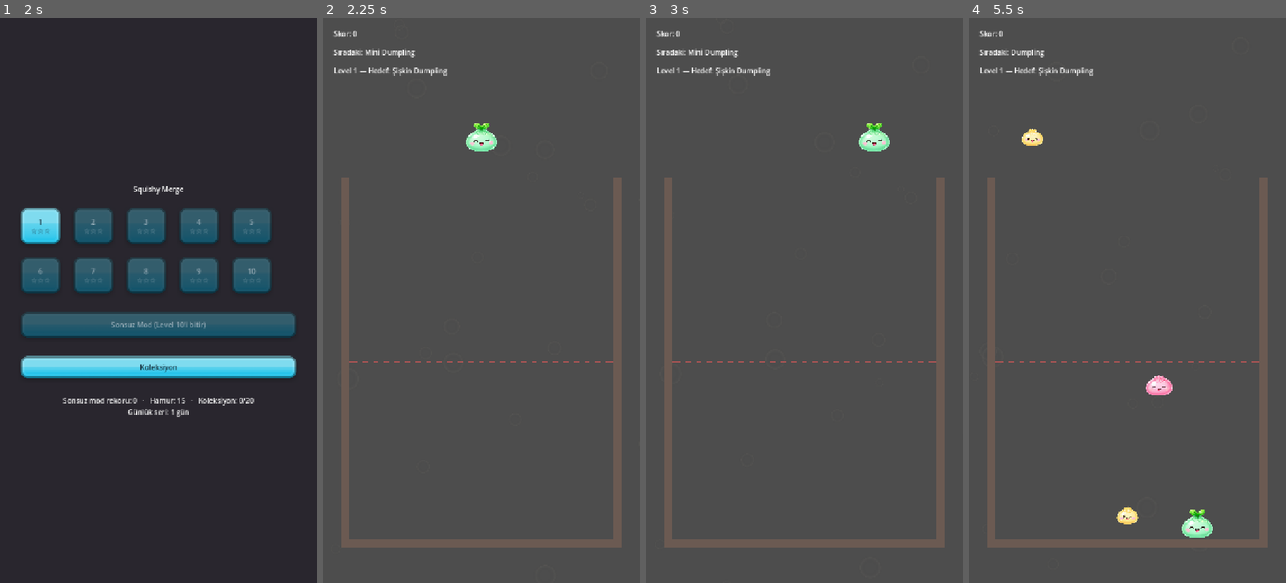
Above: before the commit, frames 1-4 (left to right).
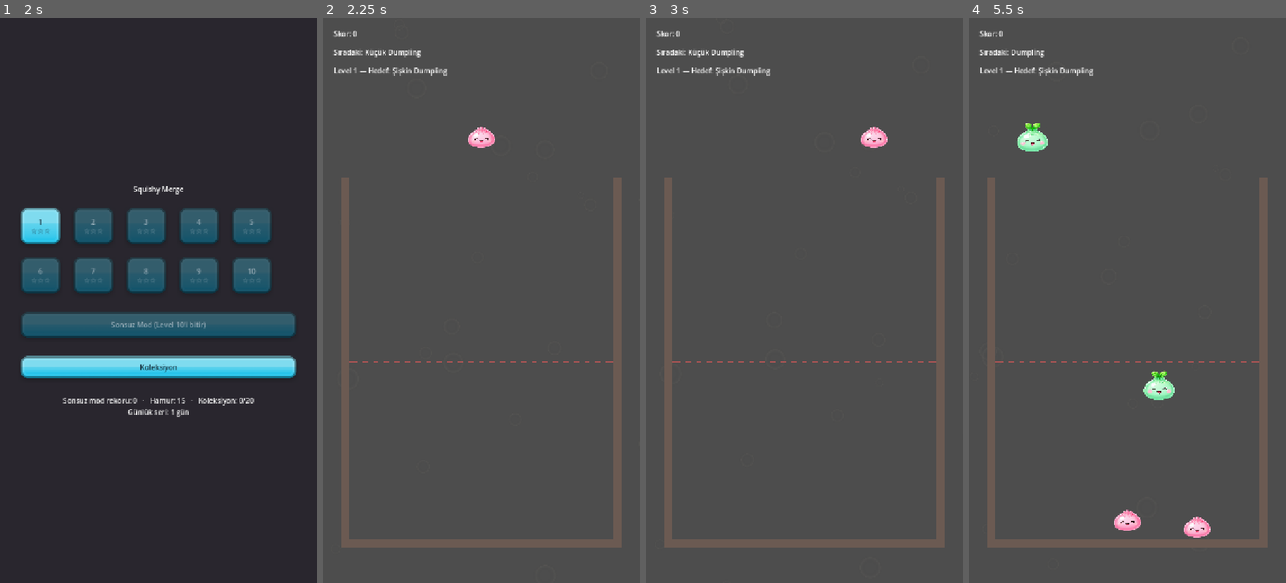
Above: after the commit, the same moments.

Repository: oguzhanbilgi/Squishy-Merge
Game: Godot game, scene res://scenes/main.tscn
The game is run twice, just before and just after one commit, with the same random seed, the same clock (stepped at 60 frames per second) and the same inputs.
Inputs (mouse positions are in pixels of both pictures, inside the frame that each line leads up to):
- Up to frame 1 (2 s): click "1 ☆☆☆" at 0.5 s; click "Koleksiyon" at 1.25 s
- Up to frame 2 (2.25 s): click "1 ☆☆☆" at 2 s
- Up to frame 3 (3 s): tap Enter at 2.75 s; move the mouse to (874, 272) at 2.77 s; click (874, 272) at 2.92 s
- Up to frame 4 (5.5 s): drag from (1064, 328) to (1127, 362) at 3.52 s; move the mouse to (1159, 176) at 4.27 s; click (1159, 176) at 4.42 s; drag from (1111, 413) to (1032, 215) at 5.02 s

Frame 1 is identical in both runs. In frame 2, 0.5% of the frame differs, in the area x 13-55%, y 5-24%; in frame 3, 0.5%; in frame 4, 1.3%, in the area x 14-77%, y 18-92%.

Commit message:
[M8] Drop havuzu bag randomizer + sonsuz modda tier 8 annihilation
A) Drop havuzu: her drop bağımsız uniform çekiliyordu (randi_range(1,3)),
bu da oyuncunun elinden bağımsız şanssız seriler üretiyordu. Artık tier
başına 3 kopyalık karılmış torbadan çekiliyor (scripts/game/drop_bag.gd),
torba round başına sıfırlanıyor.

Ölçüm (80 drop, 200.000 deneme) — en uzun aynı-tier serisi:
  bağımsız uniform : medyan 4, p95 7, max 16, round'ların %48'inde 5+ seri
  torba (3'er)     : medyan 3, p95 4, max 6,  %4.3
Kompozisyon: 80 drop'ta bir tier'i görme sayısı 20-34 (p5-p95) → 26-27.

Bot win rate'lerinde belirgin değişim YOK; farklar gürültü içinde. Bu
beklenen: torba şanssız serilerle birlikte şanslı serileri de siliyor,
ortalama yerinde kalıyor. Kazanım algılanan adalette ve bot bunu ölçemiyor.

B) Sonsuz modda iki tier 8 çarpışınca ikisi de yok oluyor: +600 puan,
belirgin daha büyük patlama, güçlü sarsıntı, combo sayacına normal merge
gibi katkı. Bonus owner onaylı (tier 8 oluşma puanının 3 katı).

LEVEL modunda bu kural YOK — §1'deki karar aynen geçerli. İzolasyon
testiyle doğrulandı: iki tier 8 üst üste bırakıldığında sonsuz modda ikisi
de yok oluyor (+600), level 10'da ikisi de kalıyor (+0).

Ölçüm (n=24, her koşul): annihilation tipik oturumu UZATMIYOR (medyan
68→65 sn, ortalama 71→70) ama üst dilimi belirgin uzatıyor (p90 87→119 sn,
p90 skor 16.760→23.540, en uzun 89→129). Sebep: kural ancak aynı anda iki
tier 8 varken tetikleniyor. Gerekçe ve alternatif kaldıraçlar §4'te.

bot_runner güvenlik freni 150→300 sn (uzayan sonsuz oturumlar kırpılmasın).

Co-Authored-By: Claude Opus 5 <noreply@anthropic.com>

Diff:
--- /dev/null
+++ b/scripts/game/drop_bag.gd
@@ -0,0 +1,38 @@
+extends RefCounted
+## Drop havuzu: "bag randomizer" (Tetris'in 7-bag'i ile ayni fikir).
+##
+## Neden: eskiden her drop bagimsiz uniform cekiliyordu (randi_range(1, 3)).
+## Bu, oyuncunun elinden bagimsiz sanssiz seriler uretiyordu — owner L9/L10'u
+## bitirdi ama "adil hissetmedi" dedi. Olcum (80 drop'luk bir round, 200.000
+## deneme):
+##
+##   model              medyan en uzun seri   p95   max   >=5'li seri
+##   bagimsiz uniform   4                     7     16    %48
+##   torba 9 (3'er)     3                     4     6     %4.3
+##
+## Kompozisyon adaleti de duzeliyor: 80 drop'ta bir tier'i gorme sayisi
+## bagimsizda p5-p95 araligi 20-34 iken torbada 26-27 (ideal 26.7).
+##
+## COPIES_PER_TIER neden 3: torba 6 (2'ser) 5+ serileri tamamen siliyor ama
+## "iki tane gordum, ucuncusu gelmez" diye tahmin edilebilir hale geliyor.
+## 3'er kopya adaletin neredeyse tamamini veriyor, cesitliligi koruyor.
+
+const COPIES_PER_TIER: int = 3
+
+## Karilmis torba. Cekim sondan yapiliyor (pop_back ucuz).
+var _bag: Array[int] = []
+
+
+## Sonraki drop tier'i. Torba bosalinca yeniden dolduruluyor.
+func next_tier() -> int:
+	if _bag.is_empty():
+		_refill()
+	return _bag.pop_back()
+
+
+func _refill() -> void:
+	_bag.clear()
+	for tier in range(1, TierConfig.DROP_POOL_MAX_TIER + 1):
+		for i in COPIES_PER_TIER:
+			_bag.append(tier)
+	_bag.shuffle()
--- a/scripts/game/dumpling.gd
+++ b/scripts/game/dumpling.gd
@@ -21,6 +21,10 @@
 const IMPACT_DEBOUNCE: float = 0.13
 
 var tier: int = 1
+## Sonsuz modda iki tier 8 birbirini yok eder (GAME_DESIGN.md §4). Level
+## modunda tier 8 hiçbir şeyle birleşmez, normal bir parça gibi kalır —
+## §1'deki karar. Bayrağı GameBoard spawn sırasında set ediyor.
+var annihilates_at_max: bool = false
 ## Merge kuyruğa alındıysa true — aynı kare içinde ikinci kez birleşmeyi önler.
 var is_merging: bool = false
 ## İlk çarpışmasını yaşadı mı? Taşma kontrolü sadece yerleşmiş parçaları sayar,
@@ -84,7 +88,7 @@
 	has_landed = true
 	_try_impact_squash()
 
-	if is_merging or tier >= TierConfig.MAX_TIER:
+	if is_merging or (tier >= TierConfig.MAX_TIER and not annihilates_at_max):
 		return
 	var other := body as Dumpling
 	if other == null or other.is_merging or other.tier != tier:
--- a/scripts/game/game_board.gd
+++ b/scripts/game/game_board.gd
@@ -7,6 +7,7 @@
 const DUMPLING_SCENE: PackedScene = preload("res://scenes/game/dumpling.tscn")
 const POP_EFFECT_SCENE: PackedScene = preload("res://scenes/game/pop_effect.tscn")
 const BOKEH_TEXTURE: Texture2D = preload("res://assets/visual/fx/fx_dot.png")
+const DROP_BAG := preload("res://scripts/game/drop_bag.gd")
 
 const WALL_THICKNESS: float = 20.0
 ## Taşma çizgisine bu süre boyunca temas edilirse round biter (GAME_DESIGN.md §1).
@@ -60,6 +61,9 @@
 ## Skor pop'unun sahnede tanımlı yuvası — animasyon her seferinde buradan
 ## başlar. Skor metninden türetilmiyor çünkü metnin genişliği değişiyor.
 var _score_pop_home: Vector2 = Vector2.ZERO
+## Drop sırası: bağımsız rastgele değil, karılmış torbadan (bkz. drop_bag.gd).
+## Round başına yeni torba — önceki round'un kalanı sızmasın.
+var _drop_bag: RefCounted = DROP_BAG.new()
 
 @onready var _walls: StaticBody2D = $Walls
 @onready var _dumpling_layer: Node2D = $DumplingLayer
@@ -98,8 +102,8 @@
 	_setup_overflow_area()
 
 	_aim_x = _center_x()
-	_pending_tier = TierConfig.random_drop_tier()
-	_next_tier = TierConfig.random_drop_tier()
+	_pending_tier = _drop_bag.next_tier()
+	_next_tier = _drop_bag.next_tier()
 	_refresh_preview()
 	_on_score_changed(GameState.score)
 	_objective_label.text = "%s — %s" % [level.display_name(), level.objective_text()]
@@ -247,7 +251,7 @@
 		return
 	_spawn_dumpling(_pending_tier, Vector2(_aim_x, drop_line_y()))
 	_pending_tier = _next_tier
-	_next_tier = TierConfig.random_drop_tier()
+	_next_tier = _drop_bag.next_tier()
 	_drop_cooldown = DROP_COOLDOWN
 	_set_aim(_aim_x)
 
@@ -255,6 +259,8 @@
 func _spawn_dumpling(tier: int, at: Vector2) -> Dumpling:
 	var dumpling: Dumpling = DUMPLING_SCENE.instantiate()
 	dumpling.setup(tier)
+	# Tier 8 annihilation yalnızca sonsuz modda (GAME_DESIGN.md §4).
+	dumpling.annihilates_at_max = level.is_endless
 	dumpling.position = at
 	dumpling.merge_requested.connect(_on_merge_requested)
 	_dumpling_layer.add_child(dumpling)
@@ -270,6 +276,10 @@
 
 func _resolve_merge(a: Dumpling, b: Dumpling, point: Vector2) -> void:
 	if not is_instance_valid(a) or not is_instance_valid(b):
+		return
+
+	if a.tier >= TierConfig.MAX_TIER:
+		_resolve_annihilation(a, b, point)
 		return
 
 	var new_tier: int = a.tier + 1
@@ -295,6 +305,31 @@
 	if not level.is_endless and new_tier >= level.target_tier:
 		_reached_target_tier = true
 	_check_objective()
+
+
+## Sonsuz mod: iki tier 8 çarpışınca ikisi de yok olur (GAME_DESIGN.md §4).
+## Level modunda bu yola hiç girilmez — Dumpling.annihilates_at_max false
+## olduğu için tier 8'ler merge_requested yaymaz.
+##
+## Amaç yer açmak: tier 8'ler birikince kap tıkanıyor ve oturum erken
+## bitiyordu. Normal merge'den ayrılan yanları: yeni parça DOĞMAZ, patlama
+## belirgin daha büyük, sarsıntı daha güçlü, puan tek seferlik bonus.
+func _resolve_annihilation(a: Dumpling, b: Dumpling, point: Vector2) -> void:
+	a.queue_free()
+	b.queue_free()
+
+	var tier: int = TierConfig.MAX_TIER
+	_spawn_pop(point, TierConfig.color(tier), TierConfig.radius(tier), tier, true)
+	# Tier 8 merge'inin sarsıntısının üstüne çıkıyor (SHAKE_MAX zaten tavan).
+	_shake_strength = maxf(_shake_strength, SHAKE_MAX * 1.6)
+
+	GameState.add_score(TierConfig.ANNIHILATION_BONUS)
+	# Sandık ilerlemesi açısından normal bir merge sayılıyor.
+	GameState.register_merge(tier, point)
+	# Merge sesinin en pesi — ağırlık hissi için.
+	AudioManager.play_sfx(&"merge", 0.7)
+	_register_combo()
+	_flash_status("%s x2  +%d!" % [TierConfig.tier_name(tier), TierConfig.ANNIHILATION_BONUS])
 
 
 ## Art arda gelen merge'leri zincirler. Tek merge combo sayılmaz.
@@ -321,11 +356,12 @@
 		_combo_label.text = ""
 
 
-func _spawn_pop(at: Vector2, pop_color: Color, radius: float, tier: int) -> void:
+func _spawn_pop(at: Vector2, pop_color: Color, radius: float, tier: int,
+		annihilation: bool = false) -> void:
 	var effect: Node2D = POP_EFFECT_SCENE.instantiate()
 	effect.position = at
 	add_child(effect)
-	effect.burst(pop_color, radius, tier)
+	effect.burst(pop_color, radius, tier, annihilation)
 
 
 ## Ekran sarsıntısı, merge'in tier'ına göre. Kamera offset'i kullanılıyor:
--- a/scripts/game/pop_effect.gd
+++ b/scripts/game/pop_effect.gd
@@ -17,7 +17,11 @@
 
 
 ## `tier` yeni olusan dumpling'in tier'i (2..8).
-func burst(burst_color: Color, burst_radius: float, tier: int) -> void:
+## `annihilation` = sonsuz moddaki tier 8 yok olusu (GAME_DESIGN.md §4);
+## normal tier 8 merge'inden belirgin daha buyuk ve parlak olmali, cunku
+## ekranda iki parca birden kayboluyor.
+func burst(burst_color: Color, burst_radius: float, tier: int,
+		annihilation: bool = false) -> void:
 	var celebratory: bool = tier >= TierConfig.MAX_TIER
 	# 0 (tier 2) -> 1 (tier 8): tum olcekleme bu tek orandan turuyor.
 	var t: float = clampf(float(tier - 2) / float(TierConfig.MAX_TIER - 2), 0.0, 1.0)
@@ -28,6 +32,8 @@
 	_dots.explosiveness = 1.0
 	_dots.lifetime = lerpf(0.35, 0.75, t)
 	_dots.amount = int(lerpf(10.0, 40.0, t)) * (2 if celebratory else 1)
+	if annihilation:
+		_dots.amount = int(float(_dots.amount) * 2.2)
 	_dots.direction = Vector2.UP
 	_dots.spread = 180.0
 	_dots.gravity = Vector2(0.0, 900.0)
@@ -41,15 +47,22 @@
 	_dots.scale_amount_min = burst_radius * 0.0015
 	_dots.scale_amount_max = burst_radius * lerpf(0.0028, 0.004, t)
 	_dots.color = burst_color
+	if annihilation:
+		_dots.lifetime *= 1.35
+		_dots.initial_velocity_min *= 1.5
+		_dots.initial_velocity_max *= 1.5
+		_dots.scale_amount_max *= 1.4
+		# Beyaza kaydır: yok olus ani "patlama" gibi okunmali, dolgu gibi degil.
+		_dots.color = burst_color.lerp(Color.WHITE, 0.35)
 	_dots.emitting = true
 
-	if tier >= SPARKLE_MIN_TIER:
+	if tier >= SPARKLE_MIN_TIER or annihilation:
 		_sparkles.texture = SPARKLE_TEXTURE
 		_sparkles.emitting = false
 		_sparkles.one_shot = true
 		_sparkles.explosiveness = 1.0
 		_sparkles.lifetime = lerpf(0.5, 0.9, t)
-		_sparkles.amount = int(lerpf(5.0, 18.0, t))
+		_sparkles.amount = int(lerpf(5.0, 18.0, t)) * (3 if annihilation else 1)
 		_sparkles.direction = Vector2.UP
 		_sparkles.spread = 180.0
 		_sparkles.gravity = Vector2(0.0, 260.0)
--- a/scripts/game/tier_config.gd
+++ b/scripts/game/tier_config.gd
@@ -12,7 +12,16 @@
 ##
 const MAX_TIER: int = 8
 
-## Drop pool: sadece tier 1-3 rastgele düşer (GAME_DESIGN.md §2).
+## Sonsuz modda iki tier 8 çarpışınca ikisi de yok olur ve bu bonus eklenir
+## (GAME_DESIGN.md §4). LEVEL modunda böyle bir kural YOK.
+##
+## Neden 600: oyundaki en büyük tek seferlik ödül tier 8 oluşmasıydı (200);
+## bunun 3 katı olarak açık ara en büyük ödül oluyor ama tipik bir sonsuz mod
+## oturumunun toplam skoru (~13.000) içinde baskın hale gelmiyor.
+const ANNIHILATION_BONUS: int = 600
+
+## Drop pool: sadece tier 1-3 düşer (GAME_DESIGN.md §2). Çekim bağımsız
+## rastgele DEĞİL, karılmış torbadan yapılıyor — bkz. scripts/game/drop_bag.gd.
 const DROP_POOL_MAX_TIER: int = 3
 
 const TIERS: Array[Dictionary] = [
@@ -52,10 +61,6 @@
 	return 0.85 + 0.09 * float(tier - 1)
 
 
-static func random_drop_tier() -> int:
-	return randi_range(1, DROP_POOL_MAX_TIER)
-
-
 ## Yıldız eşikleri (GAME_DESIGN.md §5.1). Bir tier'a ULAŞAN oyuncuların o
 ## andaki skor dağılımının p50 ve p85'i; tools/star_thresholds.py ile Monte
 ## Carlo simülasyonundan (40.000 örnek) üretildi. Index = tier.
--- a/tools/bot_runner.gd
+++ b/tools/bot_runner.gd
@@ -24,7 +24,7 @@
 
 ## Bir kosu icin oyun-ici ust sinir (guvenlik freni), saniye. Sonsuz modun
 ## ve suresiz level'larin bir yerde bitmesi icin.
-const MAX_ROUND_SECONDS: float = 150.0
+const MAX_ROUND_SECONDS: float = 300.0
 
 var _level: LevelData
 var _trials: int = 20
Not shown, added: scripts/game/drop_bag.gd.uid
Not shown, changed: DEVLOG.md
Not shown, changed: GAME_DESIGN.md
